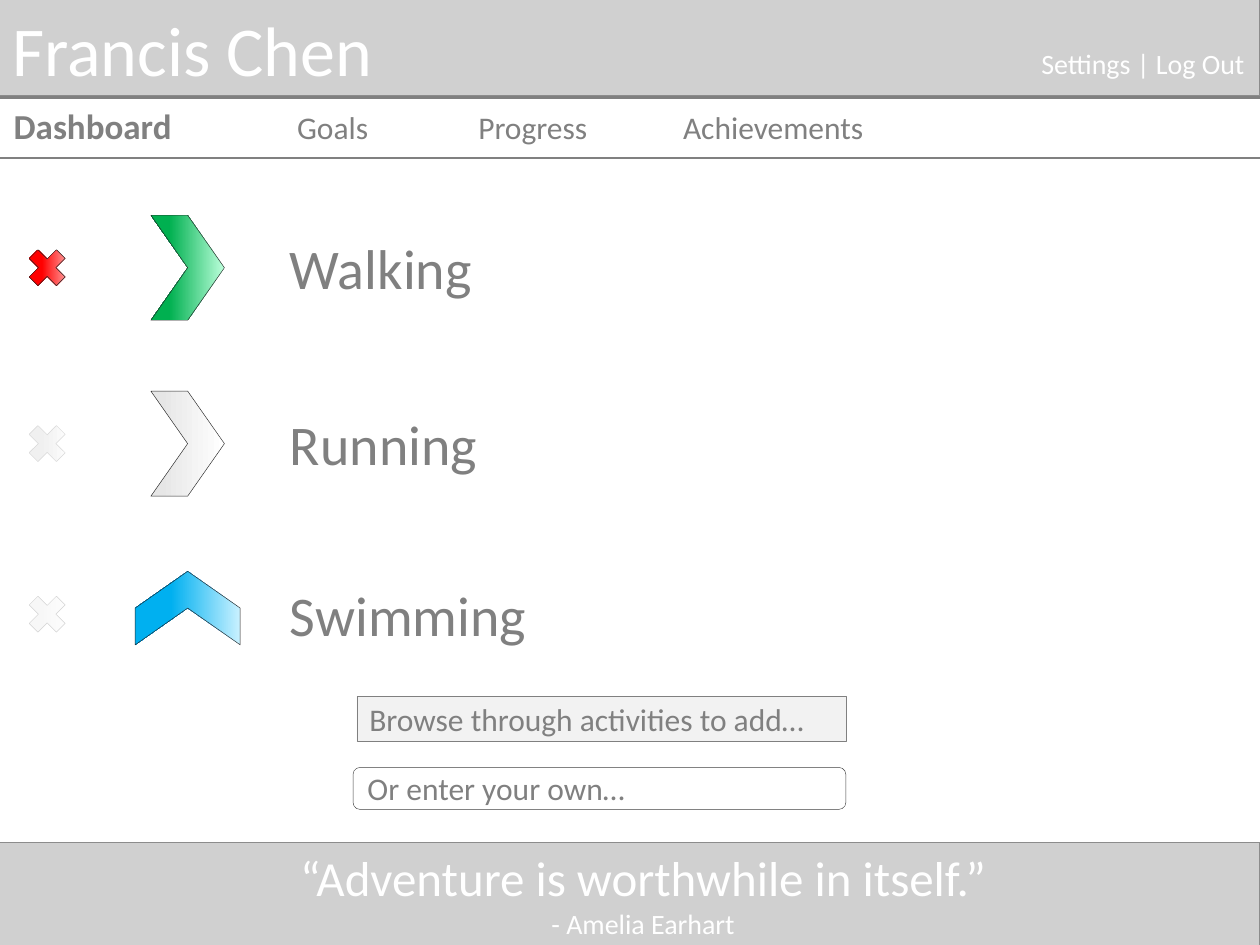
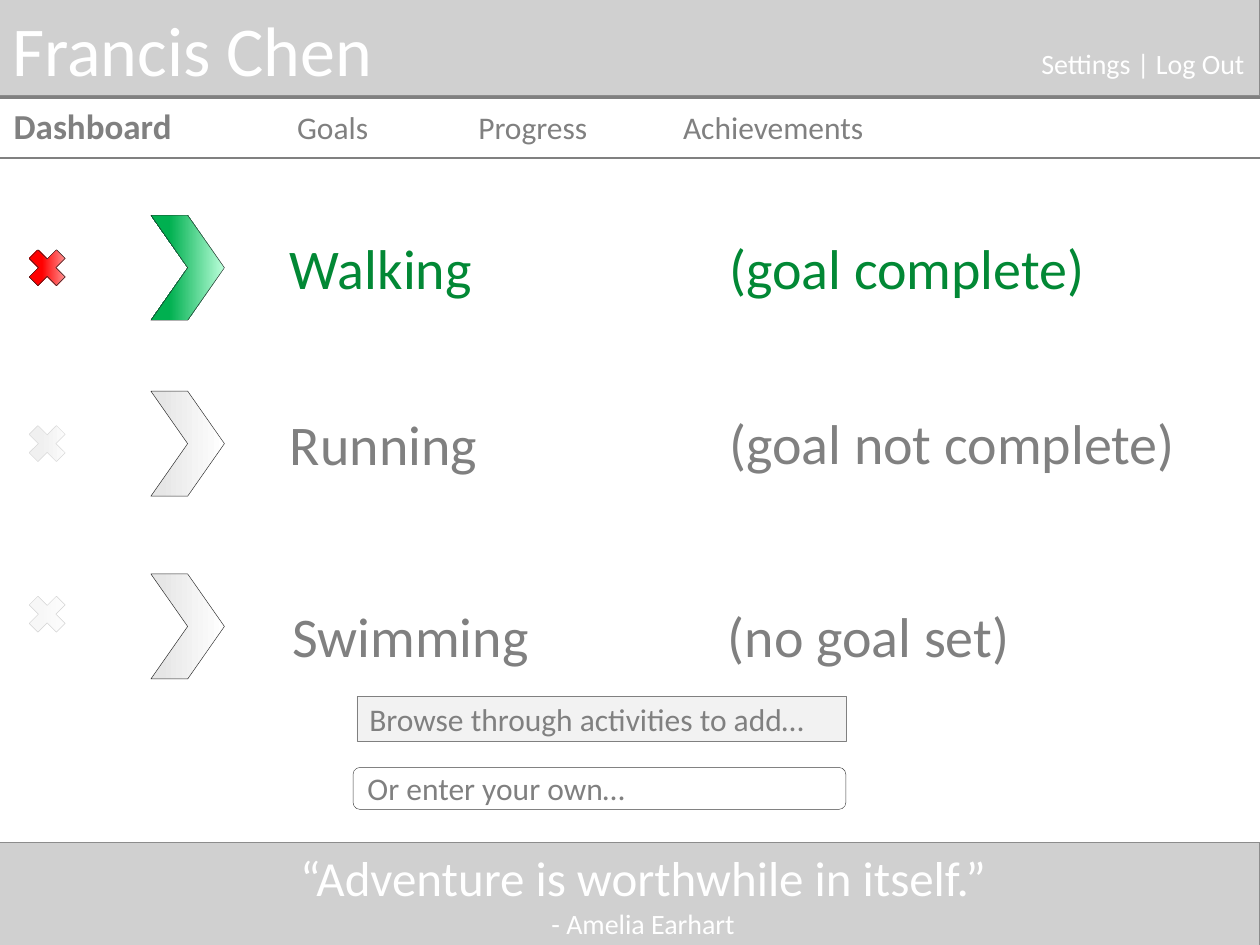
Before and after one commit to fxchen12/AlphaBrosPublic, a slide deck: slide 1 of docs/Mockups/First Draft/Draft Dashboard Mockup.pptx. Drawn at 1260x945 pixels with LibreOffice and Linux fonts; fonts in the diff are those of the drawing; grey boxes stand for pictures. Boxes give left, top, right and bottom in pixels: in the first picture for what was removed or moved away, otherwise in the second. Text is boxed around its words. In the diff, an @@ line names an element or a change of style, - is before the commit and + after.

```diff
--- a/docs/Mockups/First Draft/Draft Dashboard Mockup.pptx
+++ b/docs/Mockups/First Draft/Draft Dashboard Mockup.pptx
@@ text "Walking" at (x1=290, y1=250, x2=472, y2=299): text colour #808080 to #028835 @@
@@ text added at (x1=729, y1=248, x2=1084, y2=299), 32 pt, text #028835 @@
+(goal complete)
@@ text added at (x1=729, y1=423, x2=1174, y2=474), 32 pt, text #808080 @@
+(goal not complete)
@@ chevron at (x1=151, y1=575, x2=224, y2=679): fill gradient #C9F1FF to #00B0F0 to gradient #FFFFFF to #E6E6E6; rotation 270 to 0 degrees @@
@@ text "Swimming" moved from (x1=290, y1=597, x2=526, y2=646) to (x1=292, y1=618, x2=528, y2=667) @@
@@ text added at (x1=728, y1=616, x2=1009, y2=667), 32 pt, text #808080 @@
+(no goal set)
```
Also in this commit, not shown: 12 other files.
